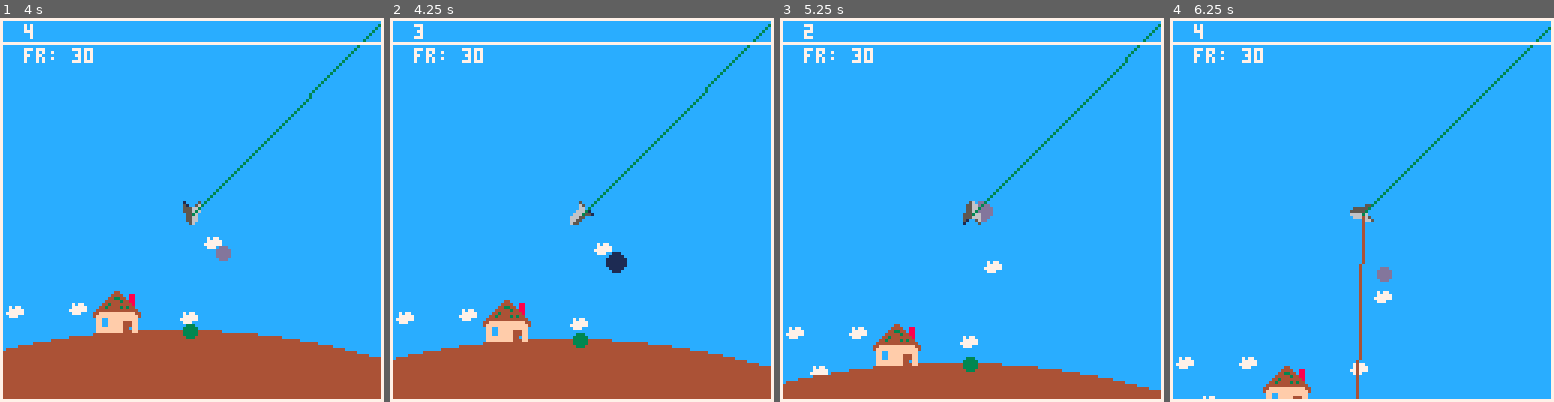
Above: before the commit, frames 1-4 (left to right).
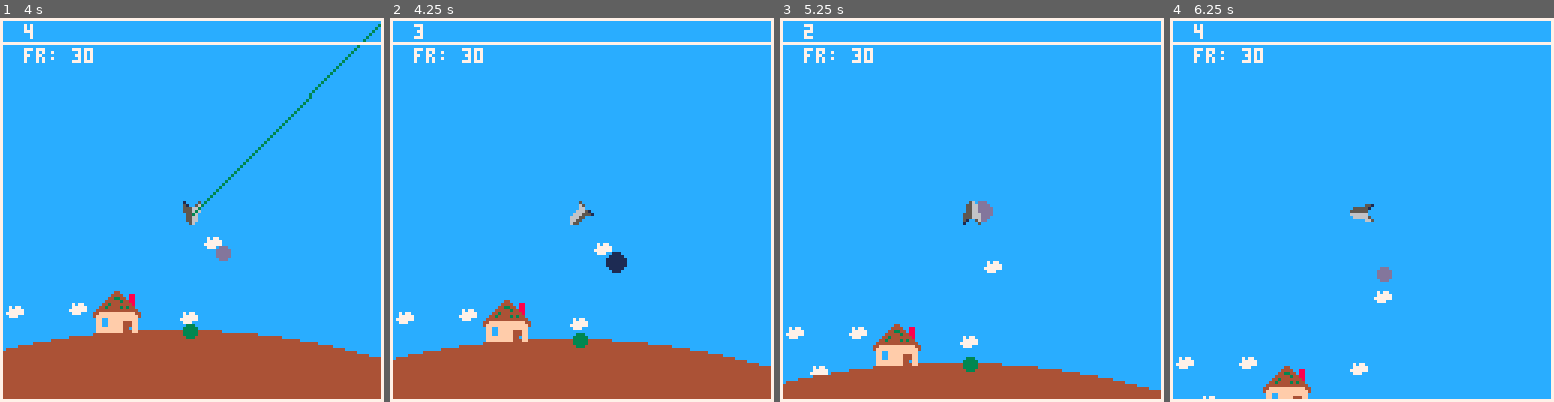
Above: after the commit, the same moments.

Repository: sabajt/GGJ_2019
Game: PICO-8 cartridge home.p8
Two runs of this game, one before a commit and one after it. Both use one fixed random seed, a clock stepped at 60 frames per second and the inputs below.
Inputs:
- Up to frame 1 (4 s): tap X (X key) at 0.33, 1.07, 1.85, 2.97 s; hold Right 1.6-2.1 s; hold Up 2.15-2.42 s; hold Right 2.47-3.03 s; hold Left 3.08-3.58 s; hold Down 3.63-3.97 s
- Up to frame 2 (4.25 s): hold Right from 4.02 s (still down); tap X (X key) at 4.08 s
- Up to frame 3 (5.25 s): release Right at 4.68 s; hold Up 4.73-5.03 s; hold Left from 5.08 s (still down); tap X (X key) at 5.2 s
- Up to frame 4 (6.25 s): release Left at 5.68 s; hold Down 5.73-6.03 s; hold Right from 6.08 s (still down)

Frame 1 is identical in both runs. In frame 2, 0.4% of the frame differs, in the area x 50-100%, y 1-52%; in frame 3, 0.4%; in frame 4, 0.8%, in the area x 48-100%, y 2-100%.

Commit message:
blink guide lines

Diff:
--- a/home.p8
+++ b/home.p8
@@ -641,7 +641,11 @@
                 circfill(contact.x, contact.y, 2, 3)
             end
         else -- guide line to planets
-            line(contact.x, contact.y, ship.pos.x, ship.pos.y, p.col)
+            if gtime != nil then
+                if gtime.frame % 20 == 0 or gtime.frame % 22 == 0 then
+                    line(contact.x, contact.y, ship.pos.x, ship.pos.y, p.col)
+                end
+            end
         end
         i += 1
     end
